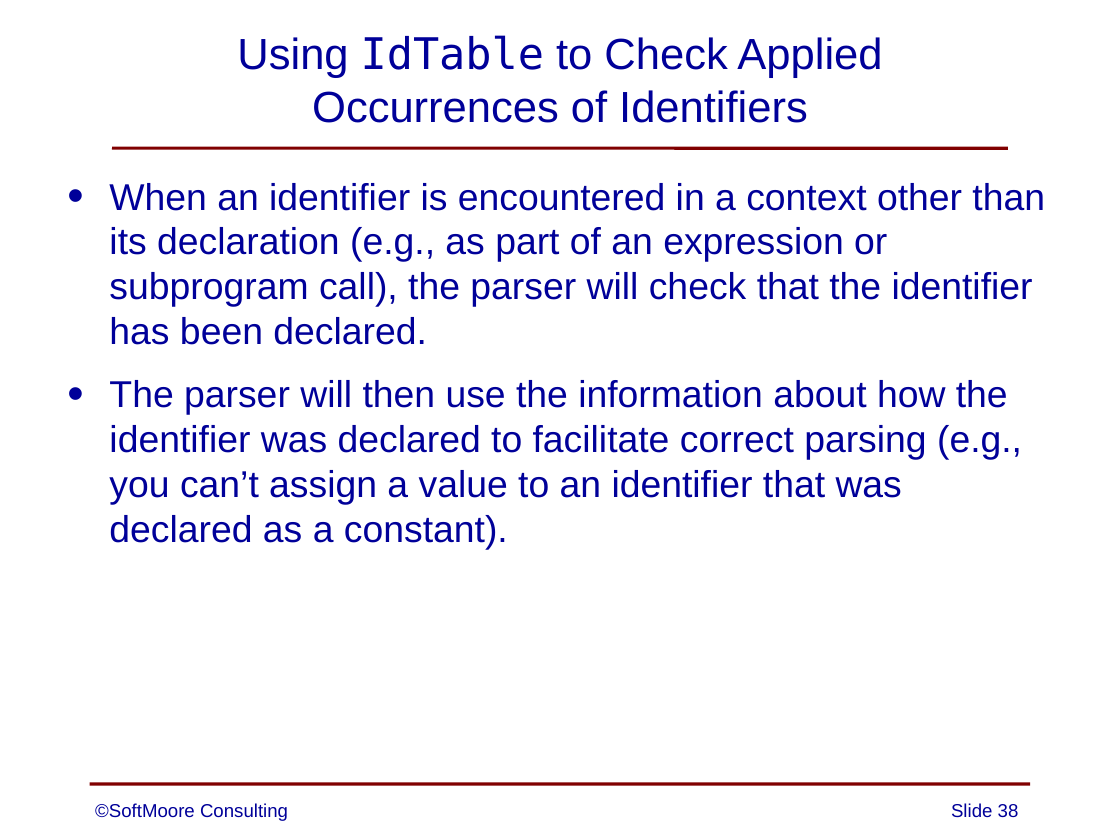
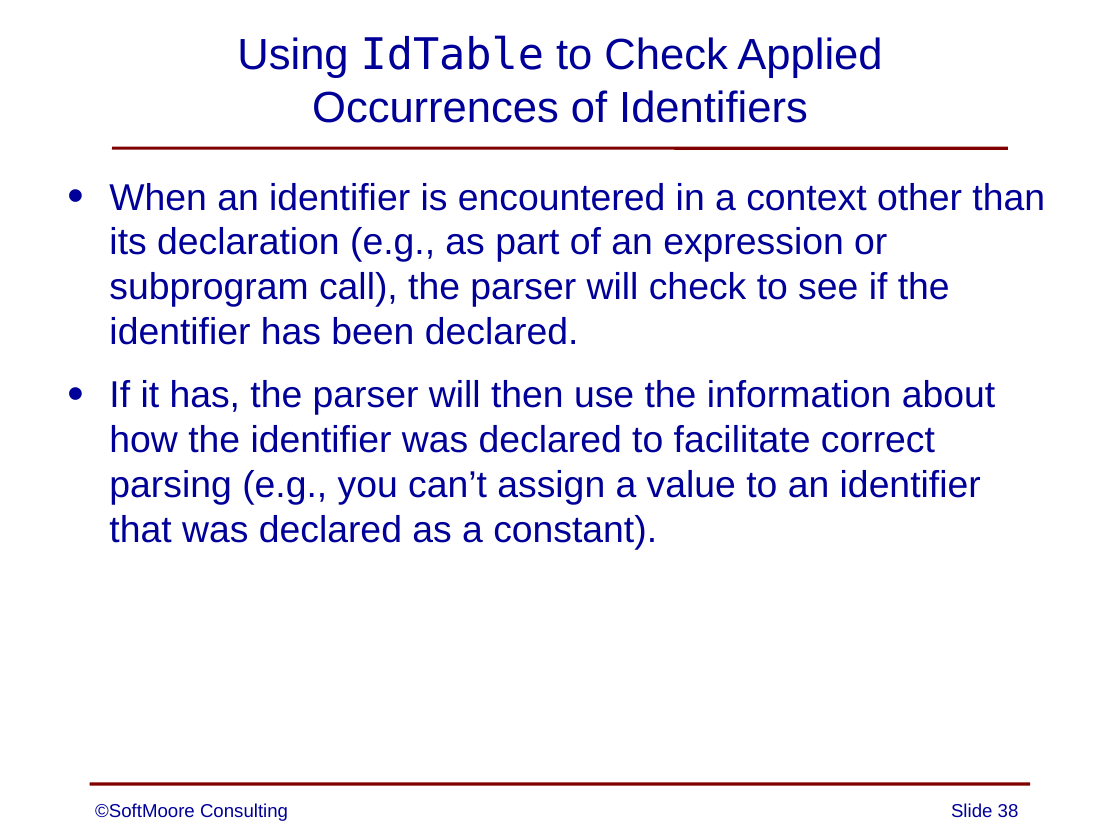
Before and after one commit to SoftMoore/CPRL-Java-4th, a slide deck: slide 38 of PowerPoints/08 - Abstract Syntax Trees.pptx. Drawn at 1120x840 pixels with LibreOffice and Linux fonts; fonts in the diff are those of the drawing. Boxes give left, top, right and bottom in pixels: in the first picture for what was removed or moved away, otherwise in the second. Text is boxed around its words. In the diff, an @@ line names an element or a change of style, - is before the commit and + after.

```diff
--- a/PowerPoints/08 - Abstract Syntax Trees.pptx
+++ b/PowerPoints/08 - Abstract Syntax Trees.pptx
@@ text at (x1=109, y1=183, x2=1045, y2=549): text changed @@
-• When an identifier is encountered in a context other than its declaration (e.g., as part of an expression or subprogram call), the parser will check that the identifier has been declared.
-• The parser will then use the information about how the identifier was declared to facilitate correct parsing (e.g., you can’t assign a value to an identifier that was declared as a constant).
+• When an identifier is encountered in a context other than its declaration (e.g., as part of an expression or subprogram call), the parser will check to see if the identifier has been declared.
+• If it has, the parser will then use the information about how the identifier was declared to facilitate correct parsing (e.g., you can’t assign a value to an identifier that was declared as a constant).
```
Also in this commit, not shown: 6 other slides changed.
